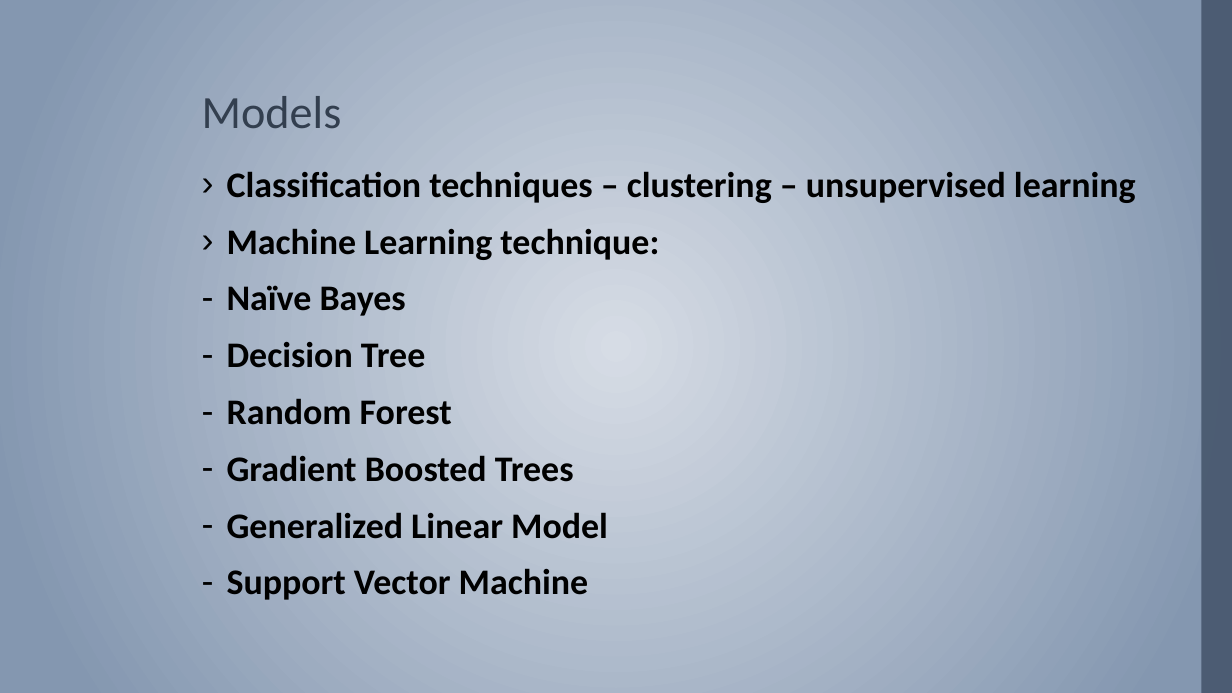
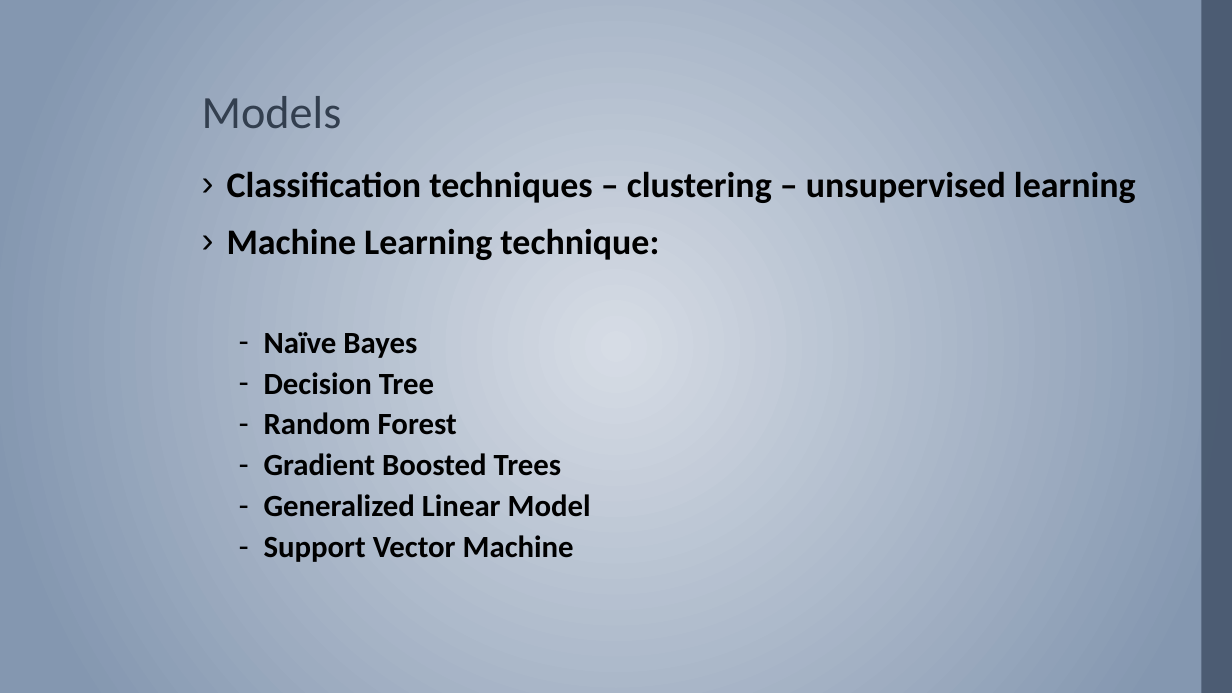
Before and after one commit to maddia/Data-mining, a slide deck: slide 5 of CA2 Presentation draft-1.pptx. Drawn at 1232x693 pixels with LibreOffice and Linux fonts; fonts in the diff are those of the drawing; background and template pictures are left out. Boxes give left, top, right and bottom in pixels: in the first picture for what was removed or moved away, otherwise in the second. Text is boxed around its words. In the diff, an @@ line names an element or a change of style, - is before the commit and + after.

```diff
--- a/CA2 Presentation draft-1.pptx
+++ b/CA2 Presentation draft-1.pptx
@@ text at bbox=[264, 332, 591, 562]: size 28 to 24 pt in "Naïve Bayes", "Decision Tree", "Random Forest", "Gradient Boosted Trees" and 2 more places; list level 1 to 2 in "Naïve Bayes"; list level 1 to 2 in "Decision Tree"; list level 1 to 2 in "Random Forest"; list level 1 to 2 in "Gradient Boosted Trees"; list level 1 to 2 in "Generalized Linear Model"; list level 1 to 2 in "Support Vector Machine" @@
```
Also in this commit, not shown: 3 other slides changed.
